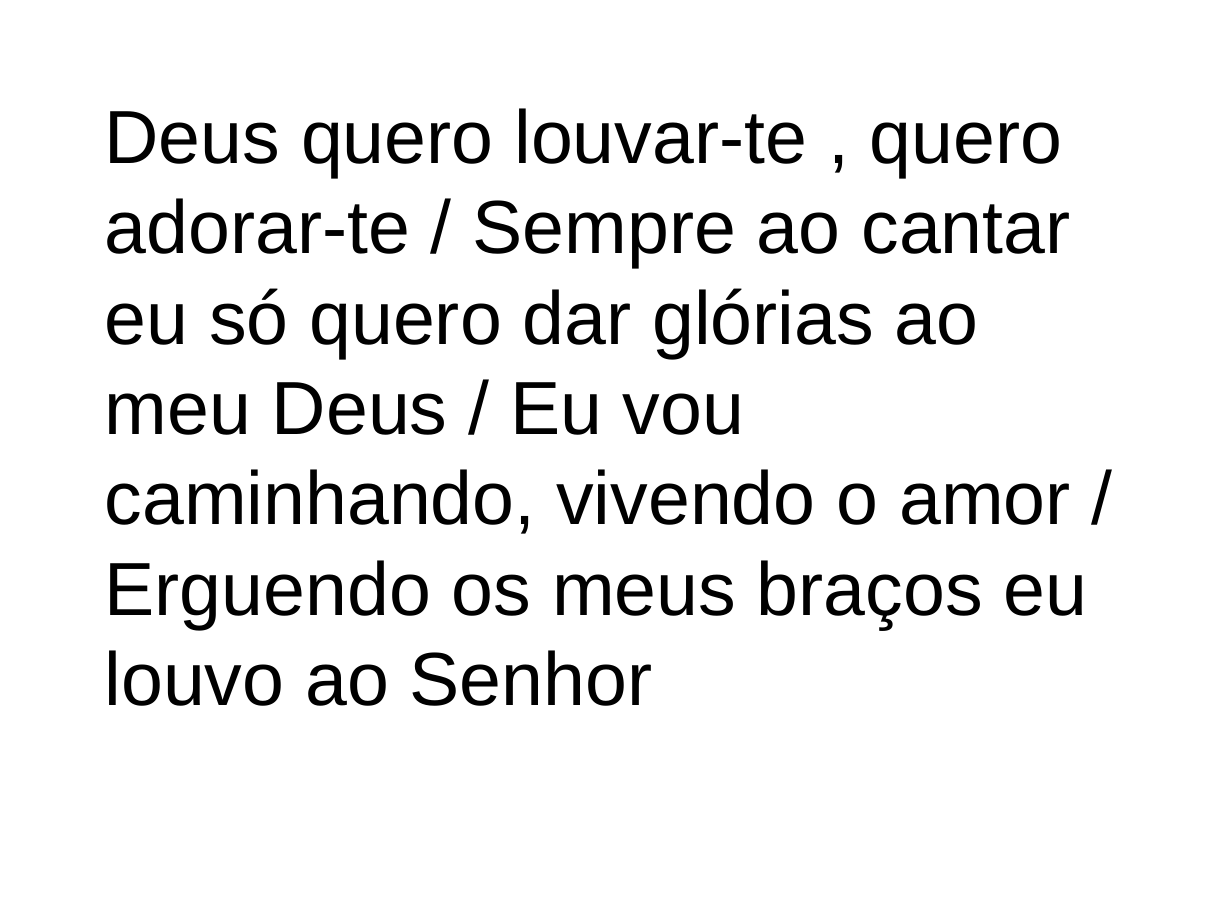
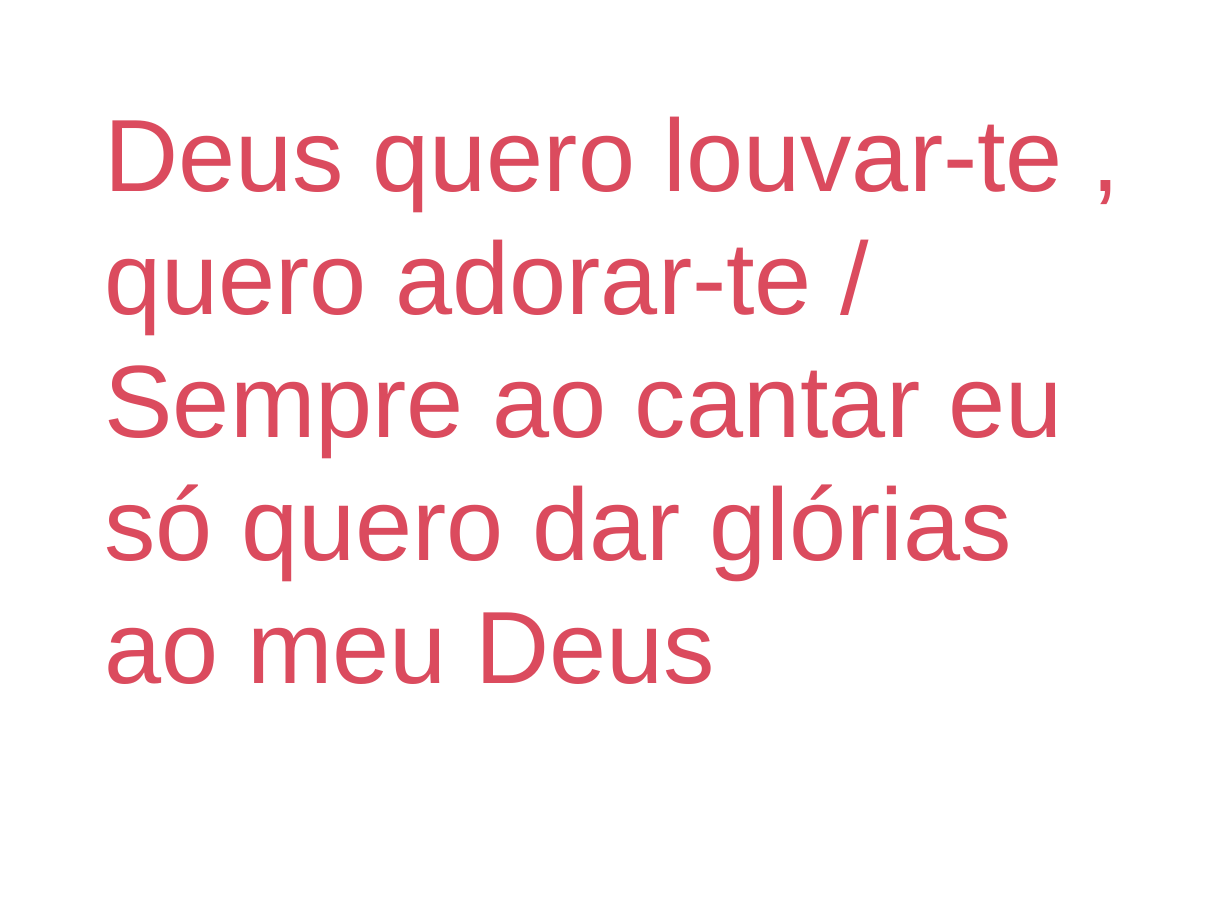
Before and after one commit to inmjava/MissaGenerator, a slide deck: slide 85 of cantos-ppt.ppt (slide 80 before the commit). Drawn at 1232x924 pixels with LibreOffice and Linux fonts; fonts in the diff are those of the drawing. Boxes give left, top, right and bottom in pixels: in the first picture for what was removed or moved away, otherwise in the second. Text is boxed around its words. In the diff, an @@ line names an element or a change of style, - is before the commit and + after.

```diff
--- a/cantos-ppt.ppt
+++ b/cantos-ppt.ppt
@@ title at [105, 116, 1063, 684]: text changed; size 44 to 60 pt; text colour #000000 to #DB4B5E @@
-Deus quero louvar-te , quero adorar-te / Sempre ao cantar eu só quero dar glórias ao meu Deus / Eu vou caminhando, vivendo o amor / Erguendo os meus braços eu louvo ao Senhor
+Deus quero louvar-te , quero adorar-te / Sempre ao cantar eu só quero dar glórias ao meu Deus
```
Also in this commit, not shown: 43 other slides changed, 7 slides added, 1 slide removed, 2 other files.
